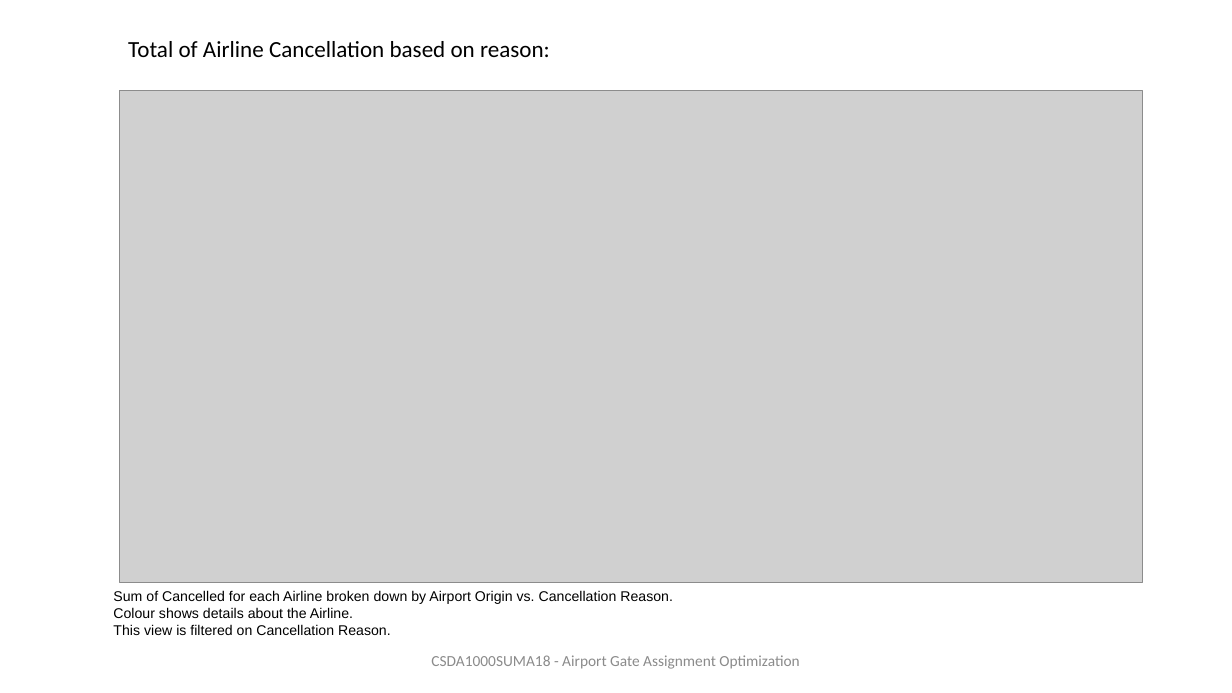
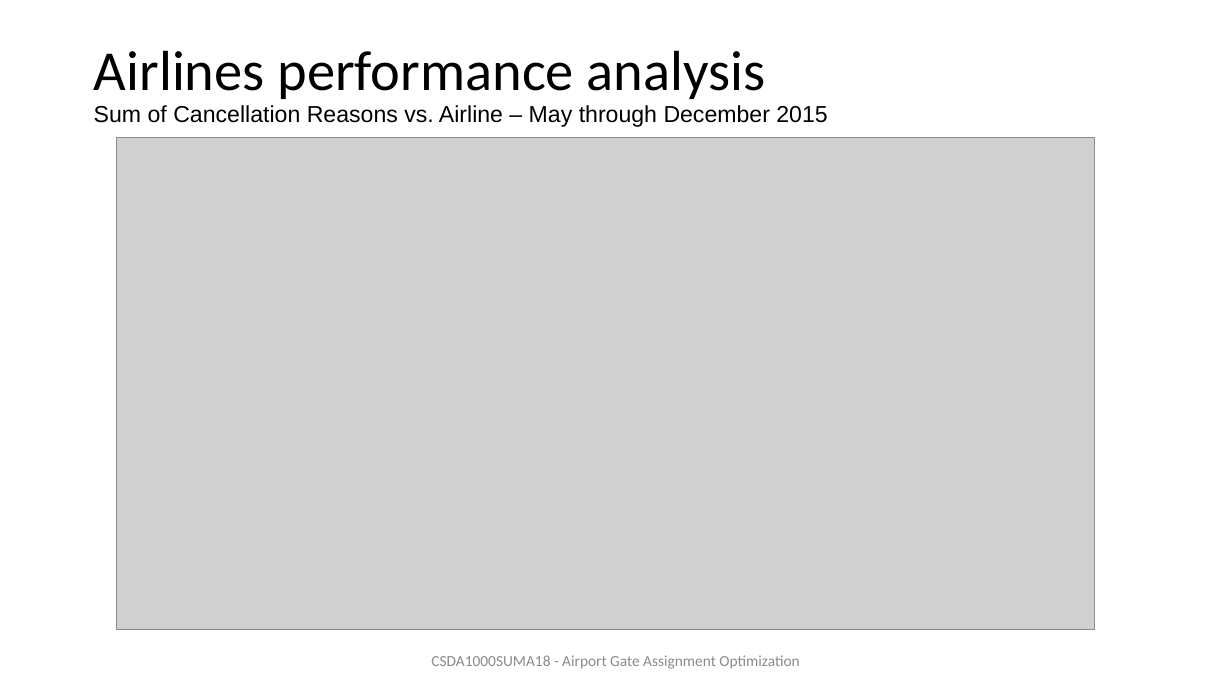
Before and after one commit to ivbsoftware/big-data-final, a slide deck: slide 6 of docs/slideshow/draft-Final Presentation.pptx. Drawn at 1232x693 pixels with LibreOffice and Linux fonts; fonts in the diff are those of the drawing; grey boxes stand for pictures. Boxes give left, top, right and bottom in pixels: in the first picture for what was removed or moved away, otherwise in the second. Text is boxed around its words. In the diff, an @@ line names an element or a change of style, - is before the commit and + after.

Commit message:
updated slideshow - Diana&Kate/uploaded excel
Airlines performance analysis

```diff
--- a/docs/slideshow/draft-Final Presentation.pptx
+++ b/docs/slideshow/draft-Final Presentation.pptx
@@ title added at (94, 50, 766, 99), 44 pt, text #000000 @@
+Airlines performance analysis
@@ text removed at (128, 41, 550, 57) @@
-Total of Airline Cancellation based on reason:
@@ text at (94, 105, 827, 127): text changed; size 11 to 18 pt @@
-Sum of Cancelled for each Airline broken down by Airport Origin vs. Cancellation Reason.
-Colour shows details about the Airline.
-This view is filtered on Cancellation Reason.
+Sum of Cancellation Reasons vs. Airline – May through December 2015
@@ picture: place and size @@
-picture at (119, 91, 1142, 582)
+picture at (116, 138, 1094, 629)
```
Also in this commit, not shown: 10 other slides changed, 1 slide added, 1 slide removed, 1 other file.
